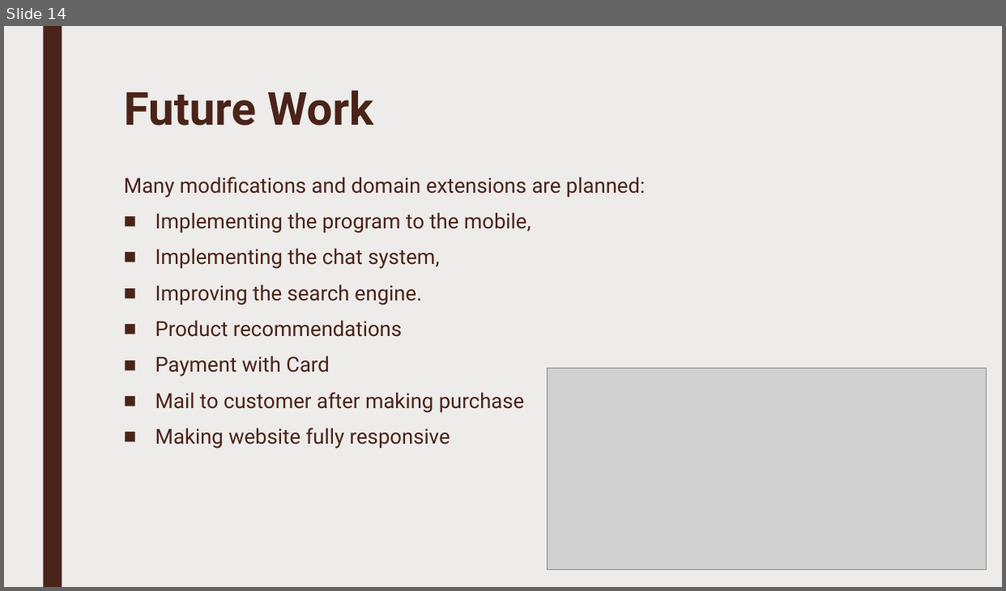
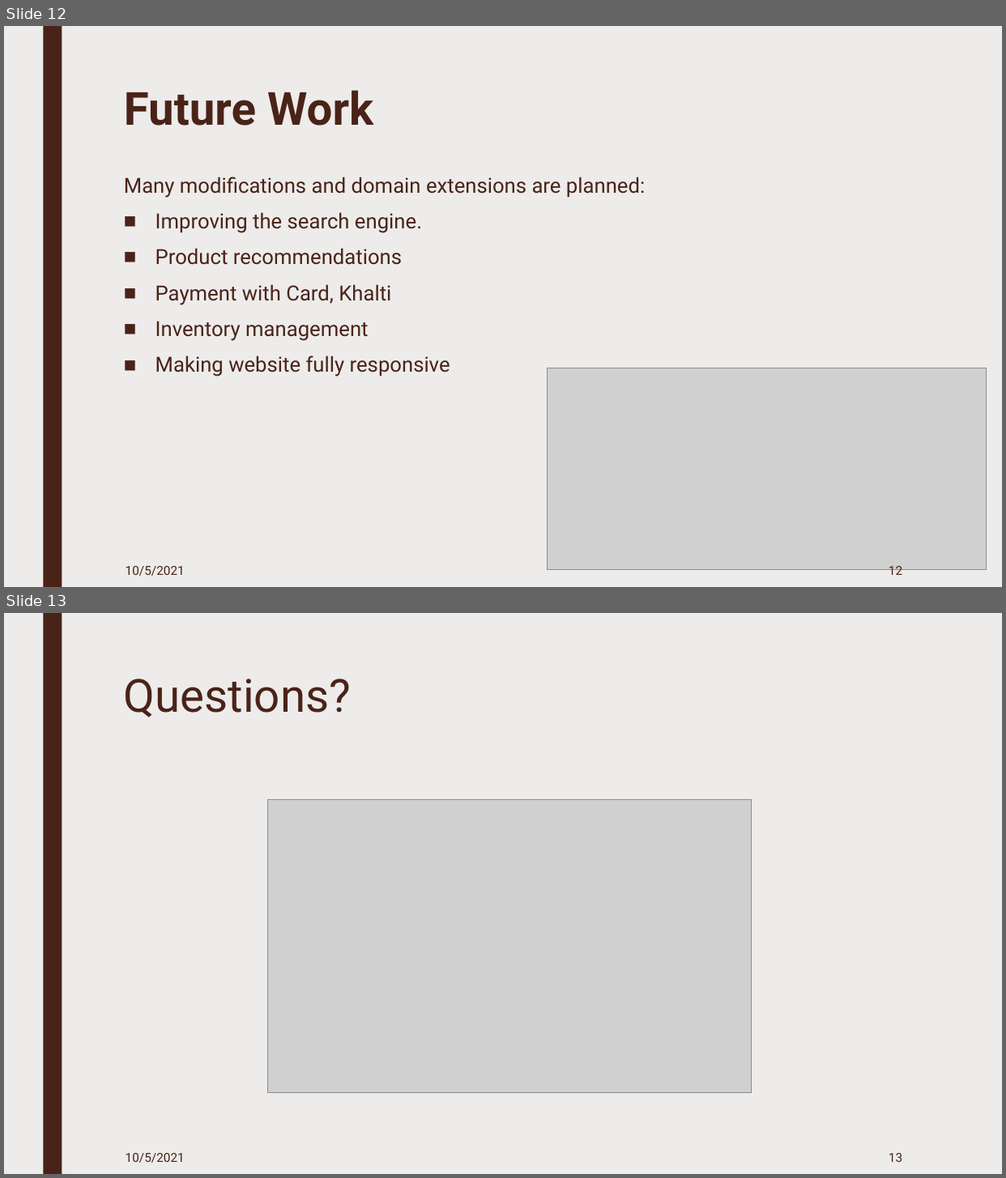
Before and after one commit to Aayushbasnet/New-Age-Shopping-New, a slide deck: Presentation on New Age Shopping.pptx. Shown one above the other, each under a label of ours: slide 14 before the commit, slides 12 and 13 after it. The pictures are 1006x591 and 1006x1178 pixels, drawn with LibreOffice and Linux fonts; fonts in the diff are those of the drawing; grey boxes stand for pictures. Boxes give left, top, right and bottom in pixels: in the first picture for what was removed or moved away, otherwise in the second. Text is boxed around its words. In the diff, an @@ line names an element or a change of style, - is before the commit and + after.

```diff
--- a/Presentation on New Age Shopping.pptx
+++ b/Presentation on New Age Shopping.pptx
@@ slide 13 added at <box>4,613,1002,1174</box>, background #EDECEB; not listed: 1 template element that a slide beside it also shows @@
@@ title added at <box>124,679,351,717</box>, 44 pt, text #4A2318 @@
+Questions?
@@ picture added at <box>267,800,751,1093</box> @@
@@ text added at <box>126,1153,185,1163</box>, 12 pt, text #4A2318 @@
+10/5/2021
@@ page number added at <box>889,1153,902,1162</box>, 12 pt, text #4A2318 @@
+13
@@ what was slide 14 is now slide 12 @@
@@ slide 12 changed as well @@
@@ text at <box>155,212,531,269</box>: paragraphs removed @@
-■ Implementing the program to the mobile,
-■ Implementing the chat system,
@@ text at <box>155,284,391,341</box>: text changed @@
-■ Payment with Card
-■ Mail to customer after making purchase
+■ Payment with Card, Khalti
+■ Inventory management
@@ text added at <box>126,566,185,576</box>, 12 pt, text #4A2318 @@
+10/5/2021
@@ page number added at <box>889,566,902,575</box>, 12 pt, text #4A2318 @@
+12
```
Also in this commit, not shown: 11 other slides changed, 1 other slide added, 3 slides removed, 48 other files.
